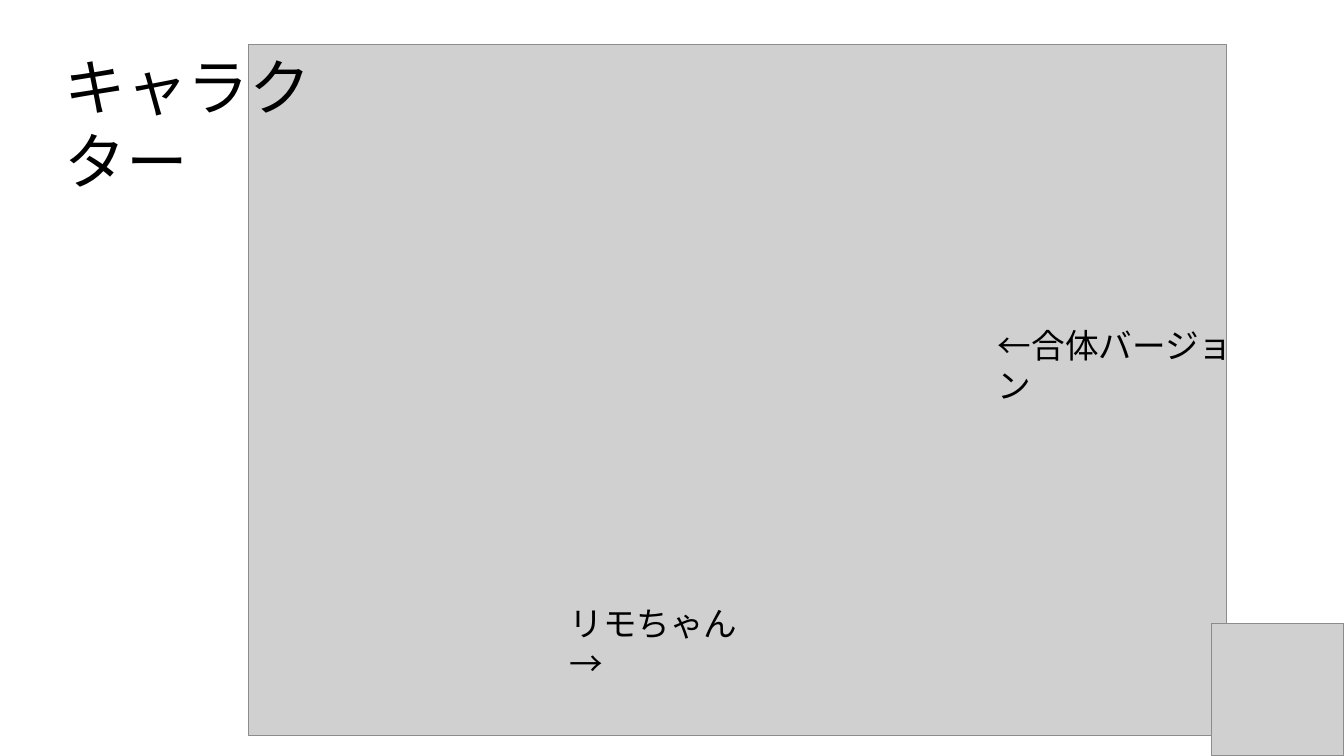
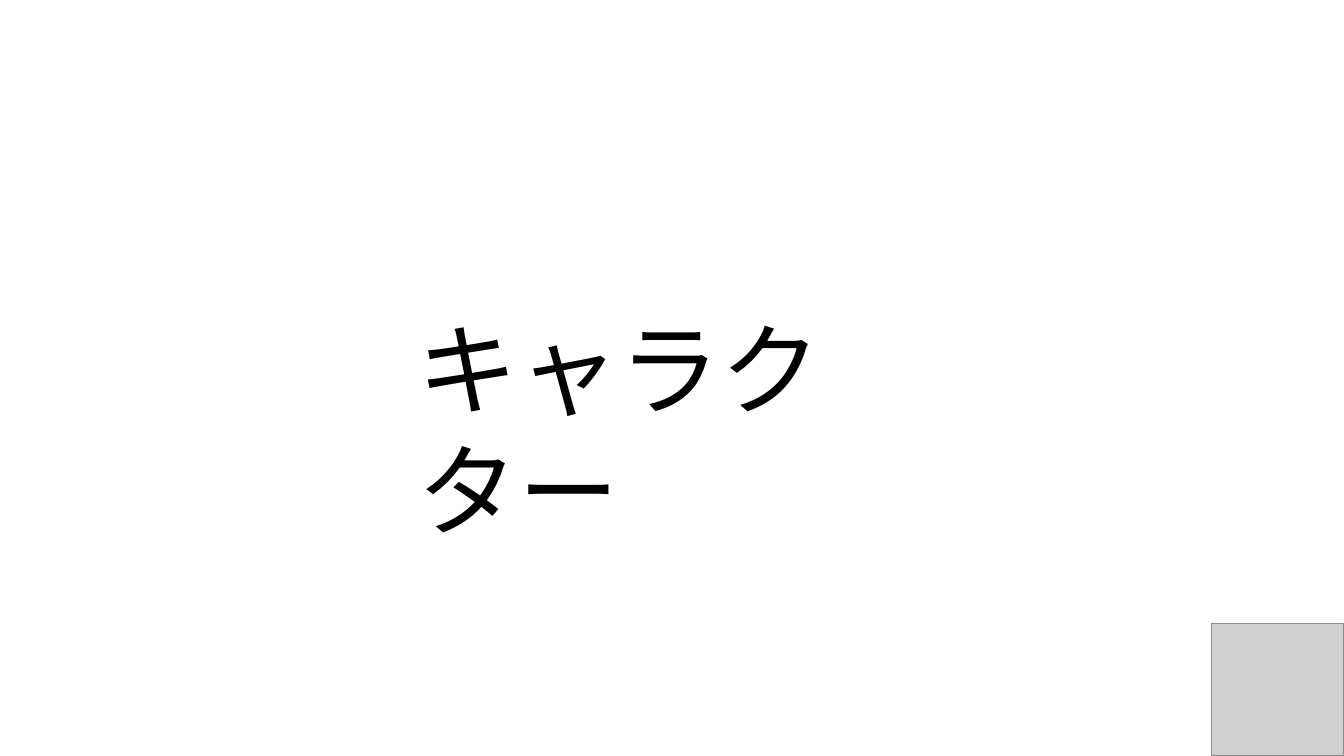
Before and after one commit to CaseStudyG18/master, a slide deck: slide 2 of G18_プレゼン用PWP.pptx. Drawn at 1344x756 pixels with LibreOffice and Linux fonts; fonts in the diff are those of the drawing; grey boxes stand for pictures. Boxes give left, top, right and bottom in pixels: in the first picture for what was removed or moved away, otherwise in the second. Text is boxed around its words. In the diff, an @@ line names an element or a change of style, - is before the commit and + after.

```diff
--- a/G18_プレゼン用PWP.pptx
+++ b/G18_プレゼン用PWP.pptx
@@ picture removed at (x1=249, y1=44, x2=1227, y2=736) @@
@@ text "キャラクター" moved from (x1=65, y1=47, x2=311, y2=187) to (x1=418, y1=326, x2=821, y2=533) @@
@@ text "キャラクター" at (x1=418, y1=326, x2=821, y2=533): size 44 to 72 pt, font Roboto to Calibri @@
@@ text removed at (x1=998, y1=323, x2=1233, y2=399) @@
-←合体バージョン
@@ text removed at (x1=570, y1=609, x2=738, y2=639) @@
-リモちゃん→
```
Also in this commit, not shown: 1 other slide changed, 4 slides added.
